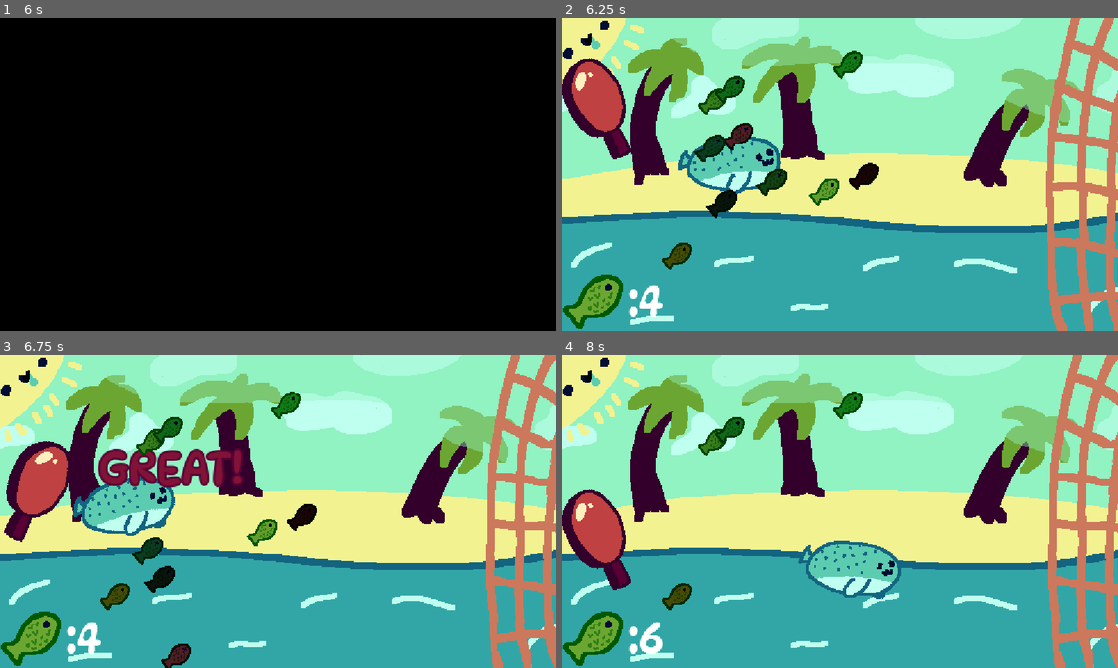
Above: before the commit, frames 1-4 (two rows, left to right).
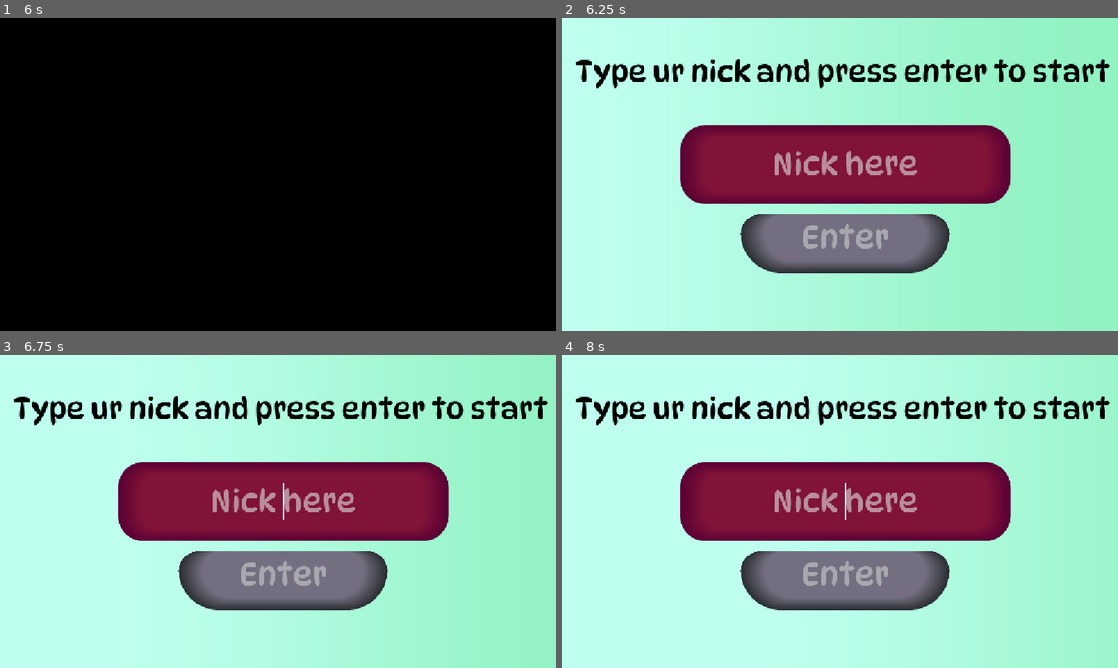
Above: after the commit, the same moments.

Repository: Olafopodloga12/gra-haven
Game: Godot game, scene res://intro/intro.tscn
The game is run twice, just before and just after one commit, with the same random seed, the same clock (stepped at 60 frames per second) and the same inputs.
Inputs (mouse positions are in pixels of both pictures, inside the frame that each line leads up to):
- Up to frame 1 (6 s): move the mouse to (400, 158) at 0.52 s; click (400, 158) at 0.6 s; move the mouse to (166, 190) at 1.27 s; click (166, 190) at 1.35 s; move the mouse to (333, 105) at 2.02 s; click (333, 105) at 2.1 s; tap Enter at 2.75, 5 s; move the mouse to (250, 237) at 2.77 s; click (250, 237) at 2.85 s; tap Space at 3.5, 5.75 s; move the mouse to (444, 221) at 3.52 s; click (444, 221) at 3.6 s; move the mouse to (111, 127) at 4.27 s; click (111, 127) at 4.35 s; move the mouse to (305, 174) at 5.02 s; click (305, 174) at 5.1 s; move the mouse to (194, 96) at 5.77 s; click (194, 96) at 5.85 s
- Up to frame 2 (6.25 s): no input
- Up to frame 3 (6.75 s): tap Enter at 6.5 s; move the mouse to (400, 495) at 6.52 s; click (400, 495) at 6.6 s
- Up to frame 4 (8 s): tap Enter at 7.25 s; move the mouse to (728, 527) at 7.27 s; click (728, 527) at 7.35 s

Frame 1 is identical in both runs. In frame 2, 84% of the frame differs, in the area x 0-100%, y 0-100%; in frame 3, 86%; in frame 4, 89%.

Commit message:
enternigr

Diff:
--- /dev/null
+++ b/Highscore.gd
@@ -0,0 +1,64 @@
+extends Node
+
+# Autoload: Highscore
+# Wygenerowano automatycznie dla gry: Gra1miejsceheavenclub
+const SAVE_URL = "https://godot.host736196.xce.pl/gra1miejsceheavenclub/save"
+const GET_URL = "https://godot.host736196.xce.pl/gra1miejsceheavenclub/get"
+const API_KEY = "8c4e64d90b67bd156f316e7a0394c615"
+const GAME_SLUG = "gra1miejsceheavenclub"
+var player_name
+
+# Sygnały dla łatwej obsługi w UI
+signal score_submitted(result)
+signal leaderboard_received(scores)
+signal request_failed(error_message)
+
+# WYSYŁANIE WYNIKU (Proste wywołanie: Highscore.send_score("Gracz1", 1250, "skin_gold"))
+func send_score(player_name: String, score: int, metadata: String = "") -> void:
+	var http = HTTPRequest.new()
+	add_child(http)
+	http.request_completed.connect(func(result, response_code, headers, body):
+		http.queue_free()
+		var body_str = body.get_string_from_utf8()
+		var json = JSON.parse_string(body_str)
+		if response_code == 200 and json is Dictionary and json.get("success", false):
+			emit_signal("score_submitted", json)
+		else:
+			var err_msg = json.get("error", body_str) if (json is Dictionary and json.has("error")) else body_str
+			emit_signal("request_failed", "Błąd zapisu (%d): %s" % [response_code, err_msg])
+	)
+
+	var payload = JSON.stringify({
+		"game": GAME_SLUG,
+		"api_key": API_KEY,
+		"player_name": player_name,
+		"score": score,
+		"metadata": metadata
+	})
+
+	var headers = [
+		"Content-Type: application/json",
+		"X-Game-Key: " + API_KEY    ]
+
+	var err = http.request(SAVE_URL, headers, HTTPClient.METHOD_POST, payload)
+	if err != OK:
+		emit_signal("request_failed", "Nie udało się nawiązać połączenia HTTP.")
+
+# POBIERANIE WYNIKÓW (Wywołanie: Highscore.get_leaderboard(20))
+func get_leaderboard(limit: int = 50) -> void:
+	var http = HTTPRequest.new()
+	add_child(http)
+	http.request_completed.connect(func(result, response_code, headers, body):
+		http.queue_free()
+		if response_code == 200:
+			var json = JSON.parse_string(body.get_string_from_utf8())
+			if json and json.has("scores"):
+				emit_signal("leaderboard_received", json.scores)
+			else:
+				emit_signal("request_failed", "Niepoprawny format danych.")
+		else:
+			emit_signal("request_failed", "Błąd pobierania wyników: %d" % response_code)
+	)
+
+	var url = GET_URL + "?limit=" + str(limit)
+	http.request(url)
--- a/intro/intro.gd
+++ b/intro/intro.gd
@@ -4,4 +4,4 @@
 	Music.stop()
 	await get_tree().create_timer(6).timeout
 	print("bleh")
-	get_tree().change_scene_to_file("res://gra.tscn")
+	get_tree().change_scene_to_file("res://nicknameenter.tscn")
--- /dev/null
+++ b/line_edit.gd
@@ -0,0 +1,22 @@
+extends LineEdit
+
+func _ready():
+	text_changed.connect(check_name)
+
+func check_name(new_text):
+	var regex = RegEx.new()
+	regex.compile("[^a-zA-Z0-9_]")
+
+	var clean_text = regex.sub(new_text, "", true)
+
+	if clean_text != new_text:
+		var cursor = caret_column - (new_text.length() - clean_text.length())
+		text = clean_text
+		caret_column = max(0, cursor)
+	Highscore.player_name = text
+func _process(delta: float) -> void:
+	$"../Button".disabled = text.is_empty()
+
+
+func _on_button_pressed() -> void:
+	get_tree().change_scene_to_file("res://menu.tscn")
--- a/menu.gd
+++ b/menu.gd
@@ -5,6 +5,7 @@
 func _ready():
 	bar.value = db_to_linear(AudioServer.get_bus_volume_db(0))
 	bar.value = 50
+	Music.play()
 
 func _on_h_slider_value_changed(value: float) -> void:
 	AudioServer.set_bus_volume_db(0, linear_to_db(bar.value / 100))
--- a/menu.tscn
+++ b/menu.tscn
@@ -4,6 +4,7 @@
 [ext_resource type="Texture2D" uid="uid://b8oeacdg7fuev" path="res://el of revnge.png" id="1_lti8b"]
 [ext_resource type="Shader" uid="uid://dcoq04lnw5tva" path="res://menu.gdshader" id="2_ouk20"]
 [ext_resource type="Texture2D" uid="uid://dxvvplxsmlxxp" path="res://Paleta.png" id="3_mae5d"]
+[ext_resource type="Texture2D" uid="uid://dskuokgmx2iqc" path="res://zly fih.png" id="5_l48gv"]
 [ext_resource type="AudioStream" uid="uid://crphje4ultf4e" path="res://eu.wav" id="5_ytr4m"]
 
 [sub_resource type="AtlasTexture" id="AtlasTexture_ouk20"]
@@ -152,6 +153,10 @@
 offset_top = 426.0
 offset_right = 1036.0
 offset_bottom = 526.0
+theme_override_icons/grabber = ExtResource("5_l48gv")
+theme_override_icons/grabber_highlight = ExtResource("5_l48gv")
+theme_override_icons/grabber_disabled = ExtResource("5_l48gv")
+theme_override_icons/tick = ExtResource("5_l48gv")
 theme_override_styles/slider = SubResource("StyleBoxFlat_fungv")
 theme_override_styles/grabber_area = SubResource("StyleBoxFlat_l48gv")
 theme_override_styles/grabber_area_highlight = SubResource("StyleBoxFlat_ecwwl")
--- /dev/null
+++ b/nicknameenter.tscn
@@ -0,0 +1,146 @@
+[gd_scene format=3 uid="uid://divkl4s7sexjq"]
+
+[ext_resource type="Shader" uid="uid://dcoq04lnw5tva" path="res://menu.gdshader" id="1_kf60q"]
+[ext_resource type="Script" uid="uid://c5adbdo8uwl7n" path="res://line_edit.gd" id="2_3ocf1"]
+
+[sub_resource type="ShaderMaterial" id="ShaderMaterial_4oqtm"]
+shader = ExtResource("1_kf60q")
+shader_parameter/first_color = Color(0.749, 1, 0.937, 1)
+shader_parameter/second_color = Color(0.569, 0.949, 0.761, 1)
+shader_parameter/position = 0.0
+shader_parameter/size = 0.5
+shader_parameter/angle = 0.0
+shader_parameter/balance_speed = 1.0
+shader_parameter/balance_amount = 0.3
+shader_parameter/fade_width = 0.5
+
+[sub_resource type="StyleBoxFlat" id="StyleBoxFlat_3ocf1"]
+bg_color = Color(0.5019608, 0.07450981, 0.21568628, 1)
+border_width_left = 50
+border_width_top = 25
+border_width_right = 50
+border_width_bottom = 25
+border_color = Color(0.34901962, 0, 0.20392157, 1)
+border_blend = true
+corner_radius_top_left = 50
+corner_radius_top_right = 50
+corner_radius_bottom_right = 50
+corner_radius_bottom_left = 50
+
+[sub_resource type="StyleBoxFlat" id="StyleBoxFlat_4oqtm"]
+bg_color = Color(0.5019608, 0.07450981, 0.21568628, 1)
+border_width_left = 50
+border_width_top = 25
+border_width_right = 50
+border_width_bottom = 25
+border_color = Color(0.34901962, 0, 0.20392157, 1)
+border_blend = true
+corner_radius_top_left = 50
+corner_radius_top_right = 50
+corner_radius_bottom_right = 50
+corner_radius_bottom_left = 50
+
+[sub_resource type="StyleBoxFlat" id="StyleBoxFlat_q7767"]
+bg_color = Color(0.5019608, 0.07450981, 0.21568628, 1)
+border_width_left = 50
+border_width_top = 25
+border_width_right = 50
+border_width_bottom = 25
+border_color = Color(0.34901962, 0, 0.20392157, 1)
+border_blend = true
+corner_radius_top_left = 50
+corner_radius_top_right = 50
+corner_radius_bottom_right = 50
+corner_radius_bottom_left = 50
+
+[sub_resource type="StyleBoxFlat" id="StyleBoxFlat_1n6n0"]
+bg_color = Color(0.18039216, 0.07450981, 0.5019608, 1)
+border_width_left = 50
+border_width_right = 50
+border_width_bottom = 25
+border_color = Color(0, 0.050980393, 0.2, 1)
+border_blend = true
+corner_radius_top_left = 50
+corner_radius_top_right = 50
+corner_radius_bottom_right = 100
+corner_radius_bottom_left = 100
+
+[sub_resource type="StyleBoxFlat" id="StyleBoxFlat_x77h0"]
+bg_color = Color(0.36078432, 0.8, 0.6901961, 1)
+border_width_left = 50
+border_width_right = 50
+border_width_bottom = 25
+border_color = Color(0.19607843, 0.6509804, 0.6509804, 1)
+border_blend = true
+corner_radius_top_left = 50
+corner_radius_top_right = 50
+corner_radius_bottom_right = 100
+corner_radius_bottom_left = 100
+
+[sub_resource type="StyleBoxFlat" id="StyleBoxFlat_ld6m2"]
+bg_color = Color(0.42352942, 0.19607843, 0.6509804, 1)
+border_width_left = 50
+border_width_right = 50
+border_width_bottom = 25
+border_color = Color(0.18039216, 0.07450981, 0.5019608, 1)
+border_blend = true
+corner_radius_top_left = 50
+corner_radius_top_right = 50
+corner_radius_bottom_right = 100
+corner_radius_bottom_left = 100
+
+[sub_resource type="StyleBoxFlat" id="StyleBoxFlat_kf60q"]
+bg_color = Color(0.45125002, 0.435, 0.5, 1)
+border_width_left = 50
+border_width_right = 50
+border_width_bottom = 25
+border_color = Color(0.16800001, 0.176, 0.2, 1)
+border_blend = true
+corner_radius_top_left = 50
+corner_radius_top_right = 50
+corner_radius_bottom_right = 100
+corner_radius_bottom_left = 100
+
+[node name="Node2D" type="Node2D" unique_id=699307156]
+
+[node name="ColorRect" type="ColorRect" parent="." unique_id=1254113463]
+material = SubResource("ShaderMaterial_4oqtm")
+offset_right = 1152.0
+offset_bottom = 649.0
+
+[node name="LineEdit" type="LineEdit" parent="." unique_id=319835565]
+offset_left = 245.0
+offset_top = 222.0
+offset_right = 929.0
+offset_bottom = 385.0
+theme_override_font_sizes/font_size = 64
+theme_override_styles/normal = SubResource("StyleBoxFlat_3ocf1")
+theme_override_styles/read_only = SubResource("StyleBoxFlat_4oqtm")
+theme_override_styles/focus = SubResource("StyleBoxFlat_q7767")
+placeholder_text = "Nick here"
+alignment = 1
+max_length = 15
+script = ExtResource("2_3ocf1")
+
+[node name="Label" type="Label" parent="." unique_id=1989837768]
+offset_left = 28.0
+offset_top = 75.0
+offset_right = 1209.0
+offset_bottom = 226.0
+theme_override_colors/font_color = Color(0, 0, 0, 1)
+theme_override_font_sizes/font_size = 60
+text = "Type ur nick and press enter to start"
+
+[node name="Button" type="Button" parent="." unique_id=1965150773]
+offset_left = 370.0
+offset_top = 406.0
+offset_right = 803.0
+offset_bottom = 528.0
+theme_override_font_sizes/font_size = 64
+theme_override_styles/normal = SubResource("StyleBoxFlat_1n6n0")
+theme_override_styles/pressed = SubResource("StyleBoxFlat_x77h0")
+theme_override_styles/hover = SubResource("StyleBoxFlat_ld6m2")
+theme_override_styles/disabled = SubResource("StyleBoxFlat_kf60q")
+text = "Enter"
+
+[connection signal="pressed" from="Button" to="LineEdit" method="_on_button_pressed"]
--- /dev/null
+++ b/node_2d.gd
@@ -0,0 +1,12 @@
+extends LineEdit
+
+func _ready():
+	text_changed.connect(check_name)
+
+func check_name(new_text):
+	var regex = RegEx.new()
+	regex.compile("[^a-zA-Z0-9_]")
+
+	text = regex.sub(new_text, "", true)
+
+	Global.player_name = text
--- a/project.godot
+++ b/project.godot
@@ -19,6 +19,7 @@
 
 Music="*uid://tq6j0vj3v5yb"
 Score="*uid://tnb137xwo0w3"
+Highscore="*uid://dcfdhdxrfrm2x"
 
 [display]
 
Not shown, added: Highscore.gd.uid
Not shown, added: line_edit.gd.uid
Not shown, added: node_2d.gd.uid
